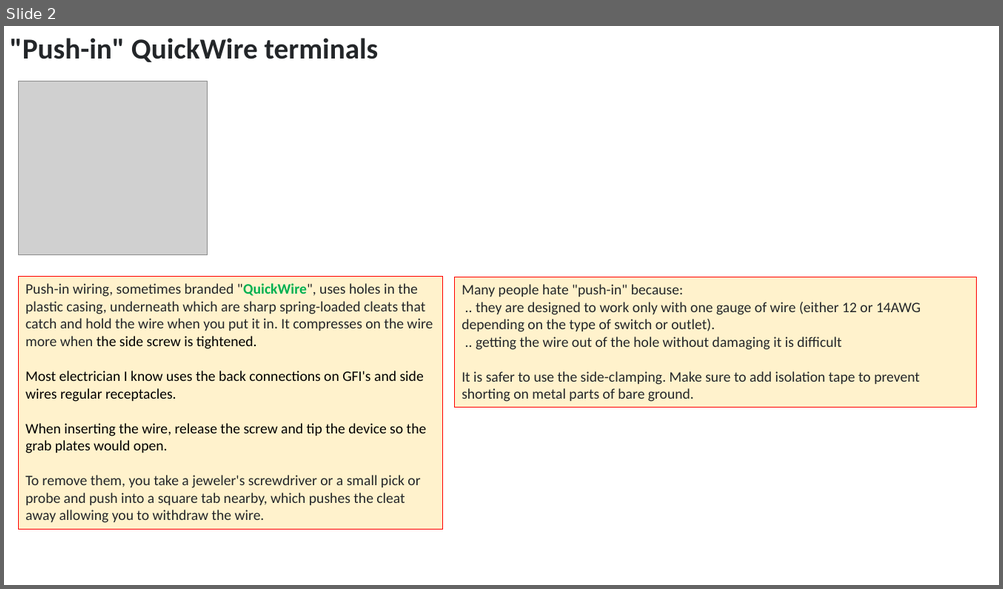
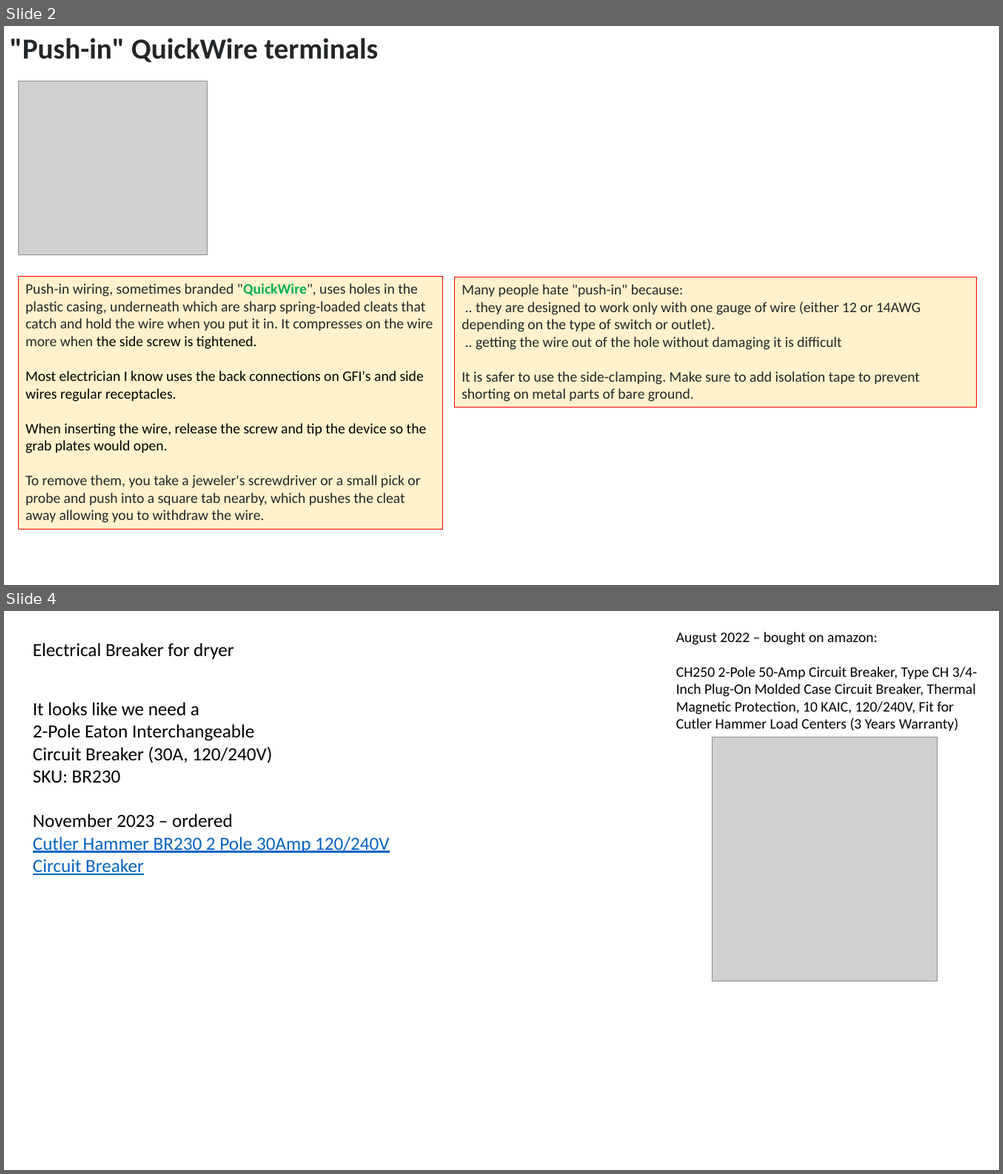
Before and after one commit to lselector/misc_farm, a slide deck: electric.pptx. Shown one above the other, each under a label of ours: slide 2 before the commit, slides 2 and 4 after it; the slides between them are not shown. The pictures are 1003x589 and 1003x1174 pixels, drawn with LibreOffice and Linux fonts; fonts in the diff are those of the drawing; grey boxes stand for pictures. Boxes give left, top, right and bottom in pixels: in the first picture for what was removed or moved away, otherwise in the second. Text is boxed around its words. In the diff, an @@ line names an element or a change of style, - is before the commit and + after.

```diff
--- a/electric.pptx
+++ b/electric.pptx
@@ slide 4 added at [4, 611, 999, 1170], background #FFFFFF @@
@@ text added at [676, 632, 976, 731], 14 pt, text #000000 @@
+August 2022 – bought on amazon:
+CH250 2-Pole 50-Amp Circuit Breaker, Type CH 3/4-Inch Plug-On Molded Case Circuit Breaker, Thermal Magnetic Protection, 10 KAIC, 120/240V, Fit for Cutler Hammer Load Centers (3 Years Warranty)
@@ text added at [33, 643, 234, 659], 18 pt, text #000000 @@
+Electrical Breaker for dryer
@@ text added at [33, 702, 390, 875], 18 pt, text #000000 @@
+It looks like we need a
+2-Pole Eaton Interchangeable
+Circuit Breaker (30A, 120/240V)
+SKU: BR230
+November 2023 – ordered
+Cutler Hammer BR230 2 Pole 30Amp 120/240V Circuit Breaker
@@ picture added at [712, 737, 936, 982] @@
```
Also in this commit, not shown: 1 other slide added.
